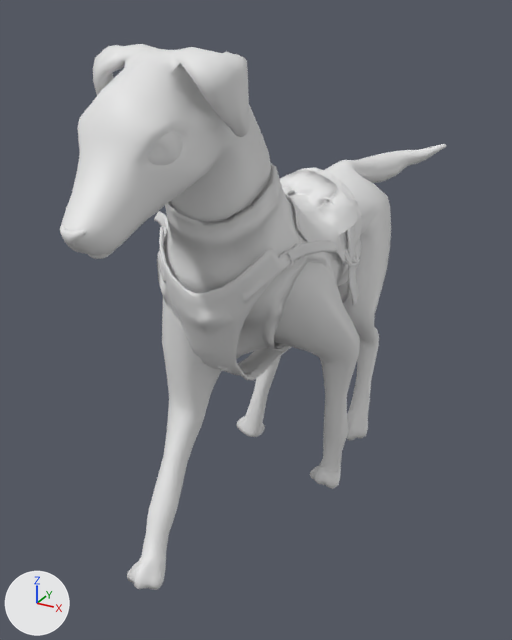
An edit to the FBX model Laika_EscapeFromTheMoon/Assets/Personnages/Laika/PERSO_Laika.fbx, drawn before and after from the same camera.
Before and after are seen from a 50 mm lens placed at (0.837, -1.682, 1.34), pointed at (-0.044, -0.081, 0.54). The axes (+X, +Y, +Z) are drawn at lower left. The lights are the same throughout. Both versions are drawn at frame 93 of the action 'Laika_Walk_V1'; the numbers are the values there.

Objects in the first picture: 'f_LaikaBody', 'f_LaikaClothes', 'f_LaikaEyes.R', 'f_LaikaHarnaisBelt_Back', 'f_LaikaHarnaisBelt_Face', 'f_LaikaHarnais_Back', 'f_LaikaHarnais_Face'.
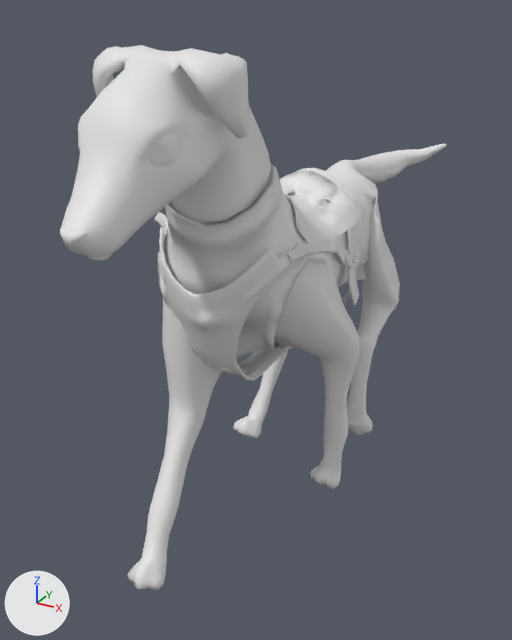
Pixel boxes [x1, y1, x2, y2] of what changed, in the pictures (512 x 640 px):
'f_LaikaBody', posed: before [60, 44, 446, 590]; after [60, 45, 446, 590]
'f_LaikaClothes', posed: before [157, 163, 362, 358]; after [157, 164, 362, 359]
'f_LaikaHarnais_Face', posed: before [159, 226, 345, 380]; after [159, 227, 345, 381]
'f_LaikaHarnaisBelt_Back', posed: [293, 195, 360, 305] in both
bone 'thigh.L', root to tip: before (378, 227) to (354, 314); after (378, 227) to (380, 301)
bone 'thigh.R', root to tip: before (307, 216) to (286, 295); after (307, 216) to (272, 296)

The change in detail:
Bone 'thigh.L' (bone_thigh_l) turns from (-43, -3, 2) to (-13, 174, 4) degrees about its own x, y and z.
Bone 'thigh.R' (bone_thigh_r) turns from (9, 153, 12) to (-40, 3, 0) degrees about its own x, y and z.
